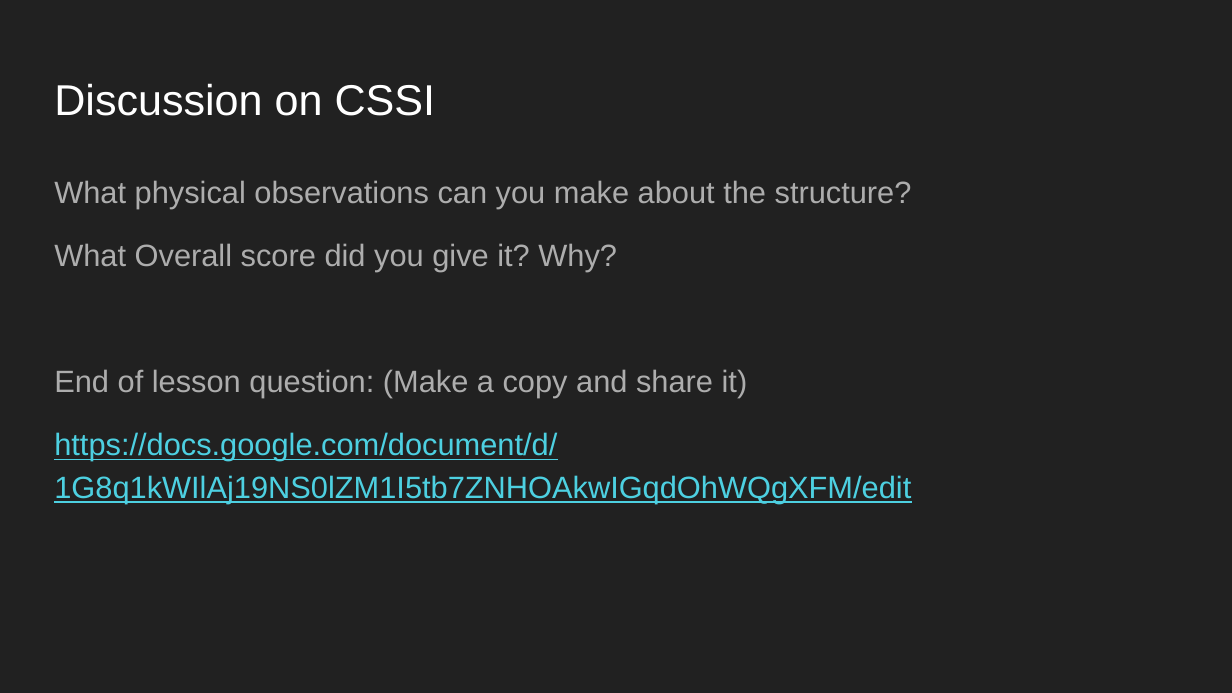
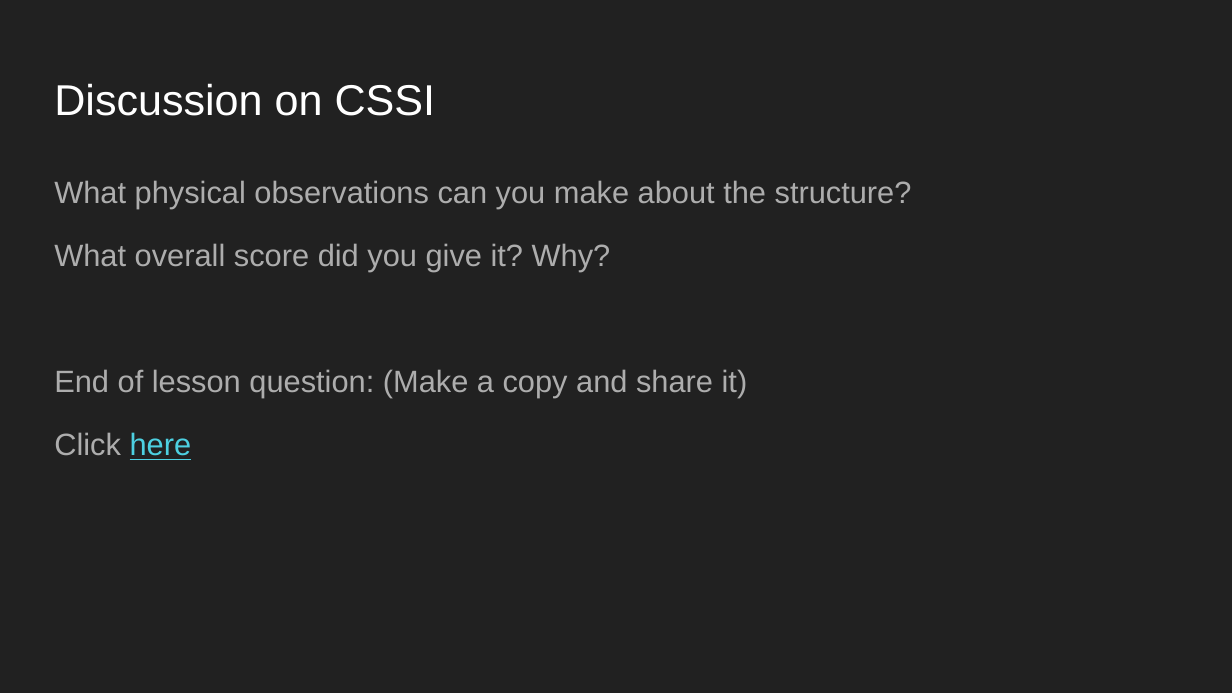
Before and after one commit to the-norman-sicily-project/website, a slide deck: slide 6 of site/content/en/resources/learn/assessing_the_stone_stability_of_norman_sicilys_monuments/Architecture_and_Stone_Stability_in_Norman_Sicily.pptx. Drawn at 1232x693 pixels with LibreOffice and Linux fonts; fonts in the diff are those of the drawing. Boxes give left, top, right and bottom in pixels: in the first picture for what was removed or moved away, otherwise in the second. Text is boxed around its words. In the diff, an @@ line names an element or a change of style, - is before the commit and + after.

```diff
--- a/site/content/en/resources/learn/assessing_the_stone_stability_of_norman_sicilys_monuments/Architecture_and_Stone_Stability_in_Norman_Sicily.pptx
+++ b/site/content/en/resources/learn/assessing_the_stone_stability_of_norman_sicilys_monuments/Architecture_and_Stone_Stability_in_Norman_Sicily.pptx
@@ text at (54, 243, 611, 272): text changed @@
-What Overall score did you give it? Why?
+What overall score did you give it? Why?
@@ text at (54, 432, 192, 460): text changed; text colour #4DD0E1 to #ADADAD @@
-https://docs.google.com/document/d/1G8q1kWIlAj19NS0lZM1I5tb7ZNHOAkwIGqdOhWQgXFM/edit
+Click here
```
Also in this commit, not shown: 5 other slides changed, 6 other files.
